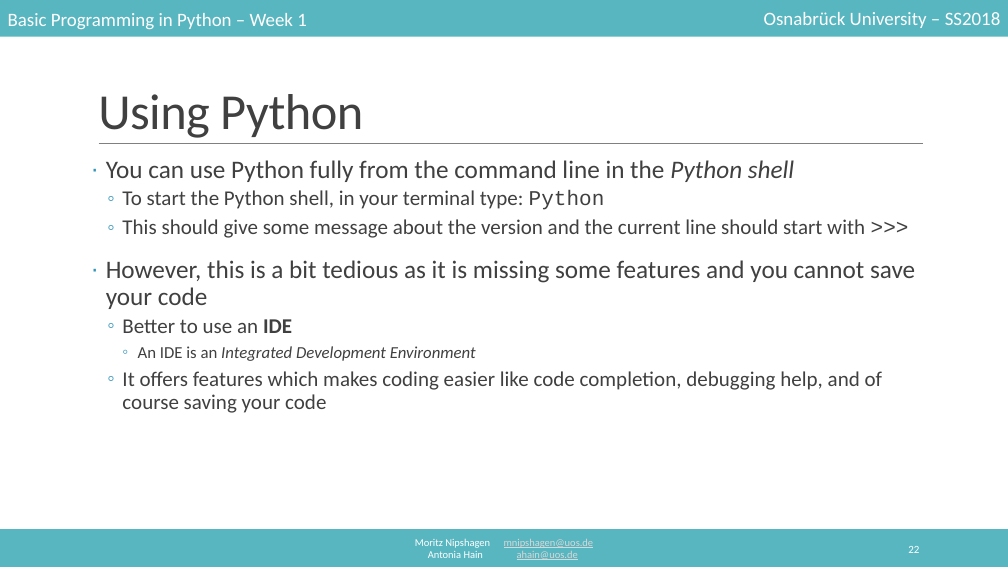
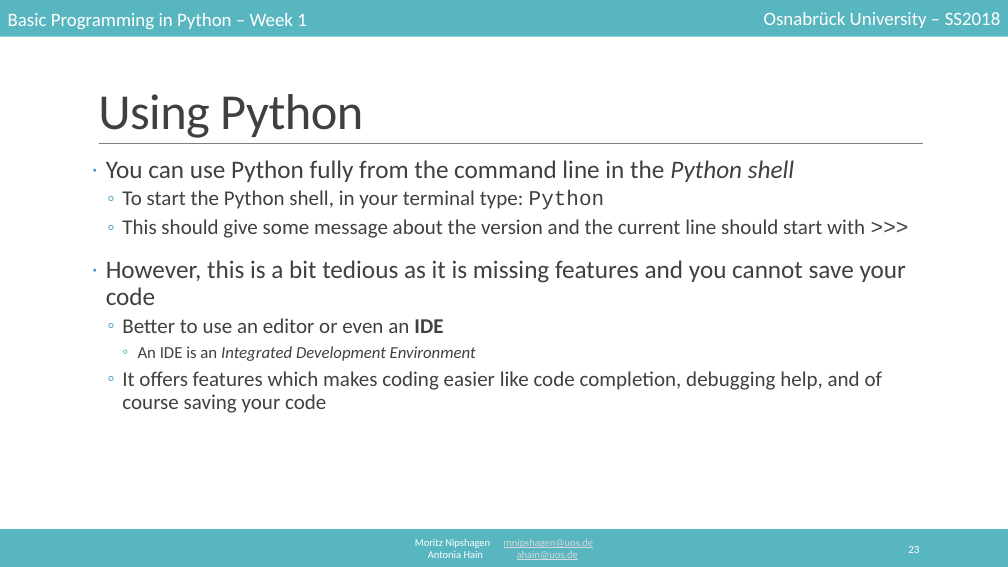
Before and after one commit to mnipshagen/monty, a slide deck: slide 23 of 2018/01/Hello_World.pptx (slide 22 before the commit). Drawn at 1008x567 pixels with LibreOffice and Linux fonts; fonts in the diff are those of the drawing. Boxes give left, top, right and bottom in pixels: in the first picture for what was removed or moved away, otherwise in the second. Text is boxed around its words. In the diff, an @@ line names an element or a change of style, - is before the commit and + after.

```diff
--- a/2018/01/Hello_World.pptx
+++ b/2018/01/Hello_World.pptx
@@ text at [106,260,906,333]: text changed @@
-· However, this is a bit tedious as it is missing some features and you cannot save your code
-  ◦ Better to use an IDE
+· However, this is a bit tedious as it is missing features and you cannot save your code
+  ◦ Better to use an editor or even an IDE
```
Also in this commit, not shown: 7 other slides changed, 2 slides added, 2 other files.
